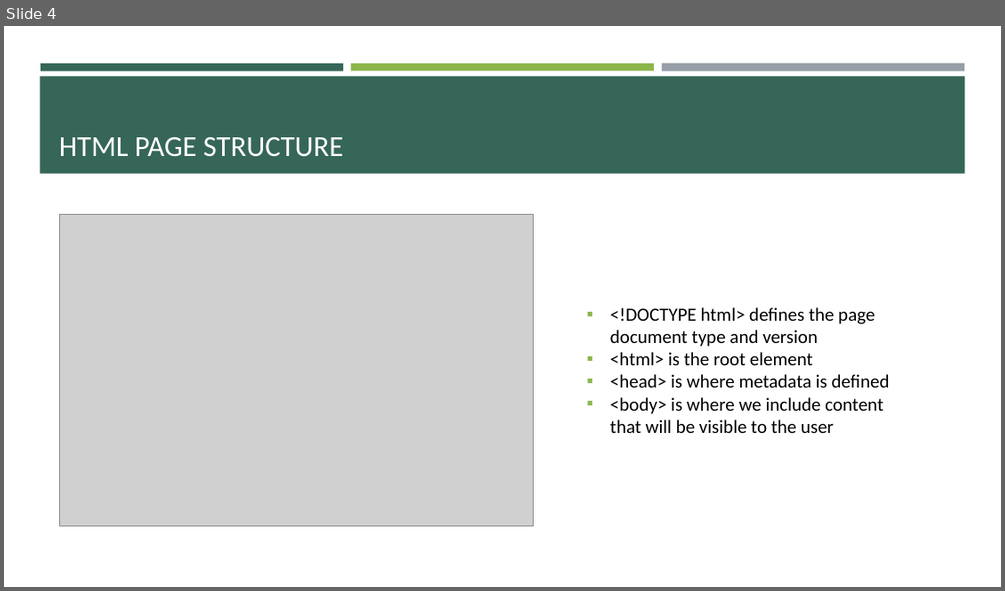
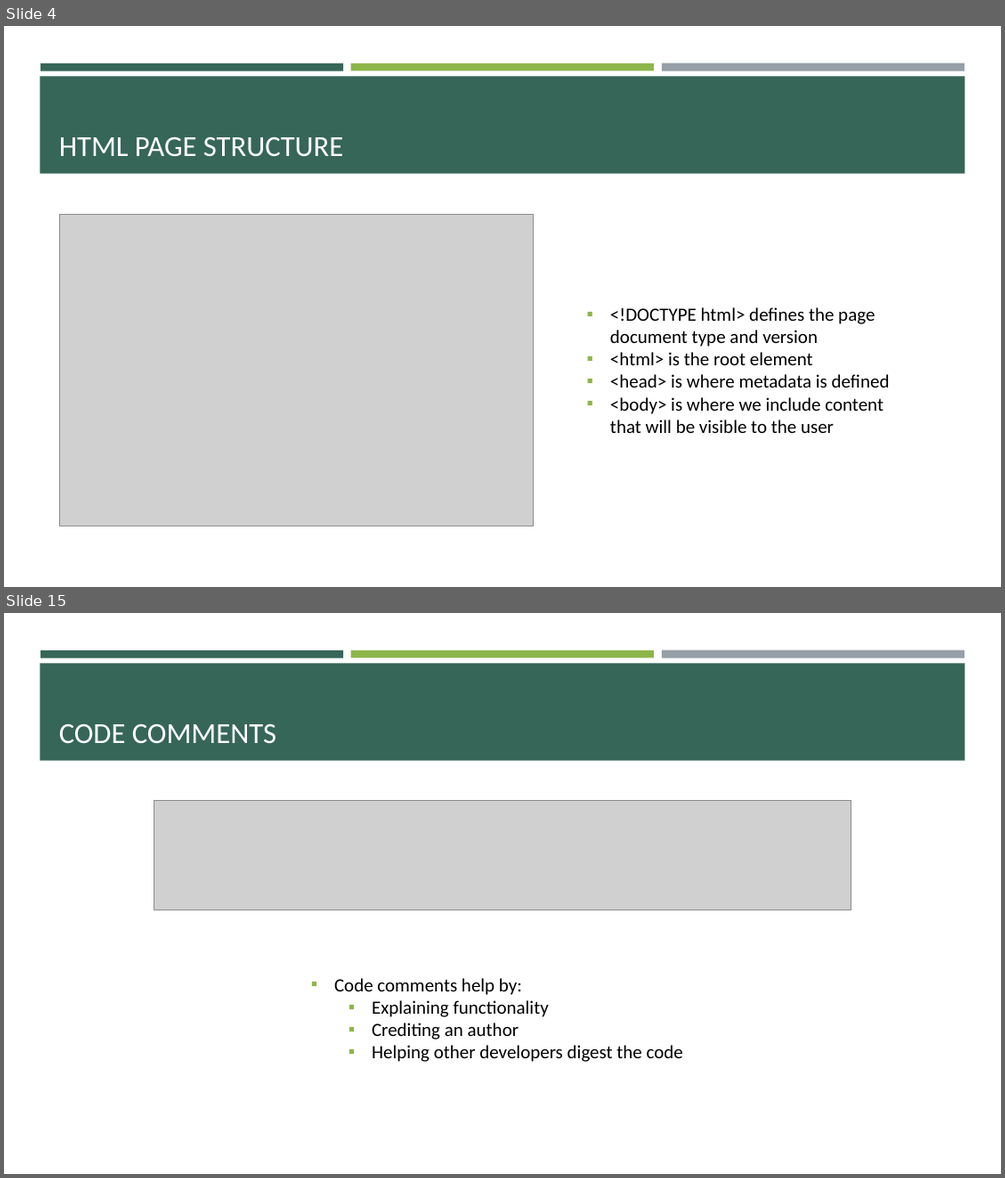
Before and after one commit to e-m-wilson/SNOW, a slide deck: Week_1/003-HTML_&_CSS/HTML-CSS.pptx. Shown one above the other, each under a label of ours: slide 4 before the commit, slides 4 and 15 after it; the slides between them are not shown. The pictures are 1005x591 and 1005x1178 pixels, drawn with LibreOffice and Linux fonts; fonts in the diff are those of the drawing; grey boxes stand for pictures. Boxes give left, top, right and bottom in pixels: in the first picture for what was removed or moved away, otherwise in the second. Text is boxed around its words. In the diff, an @@ line names an element or a change of style, - is before the commit and + after.

```diff
--- a/Week_1/003-HTML_&_CSS/HTML-CSS.pptx
+++ b/Week_1/003-HTML_&_CSS/HTML-CSS.pptx
@@ slide 15 added at (4,613,1001,1174), background #FFFFFF; not listed: 4 template elements that a slide beside it also shows @@
@@ title added at (59,724,276,743), 28 pt, text #FFFFFF @@
+CODE COMMENTS
@@ picture added at (154,801,851,910) @@
@@ text added at (334,978,683,1062), 18 pt, text #000000 @@
+▪ Code comments help by:
+  ▪ Explaining functionality
+  ▪ Crediting an author
+  ▪ Helping other developers digest the code
```
Also in this commit, not shown: 2 slides changed, 16 other slides added, 2 other files.
